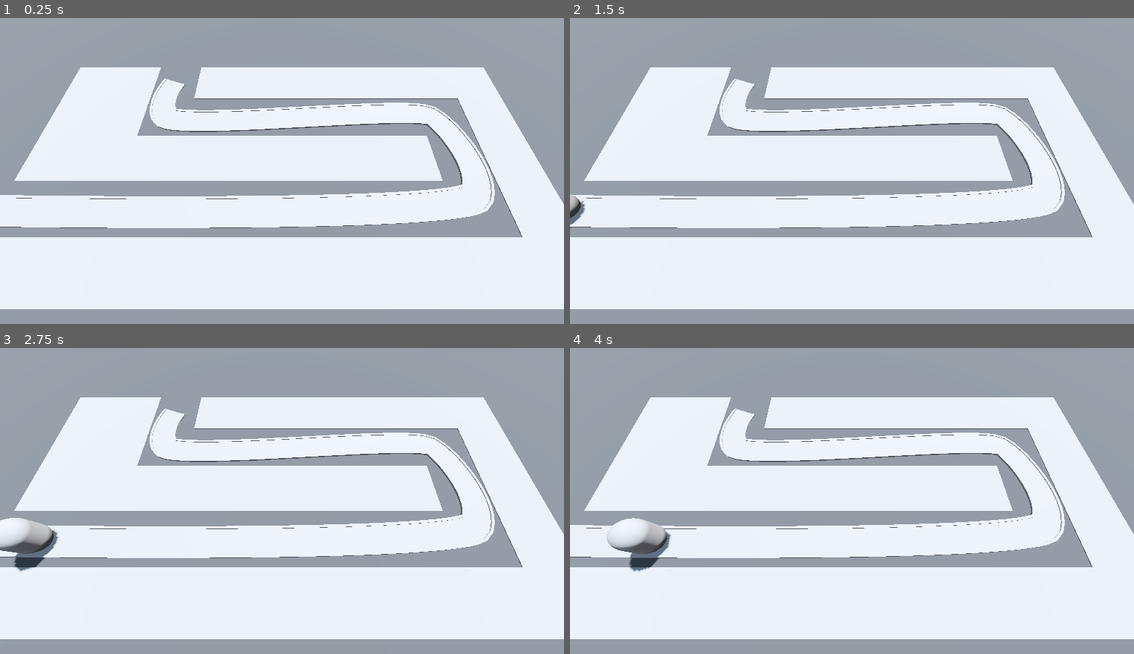
Above: before the commit, frames 1-4 (two rows, left to right).
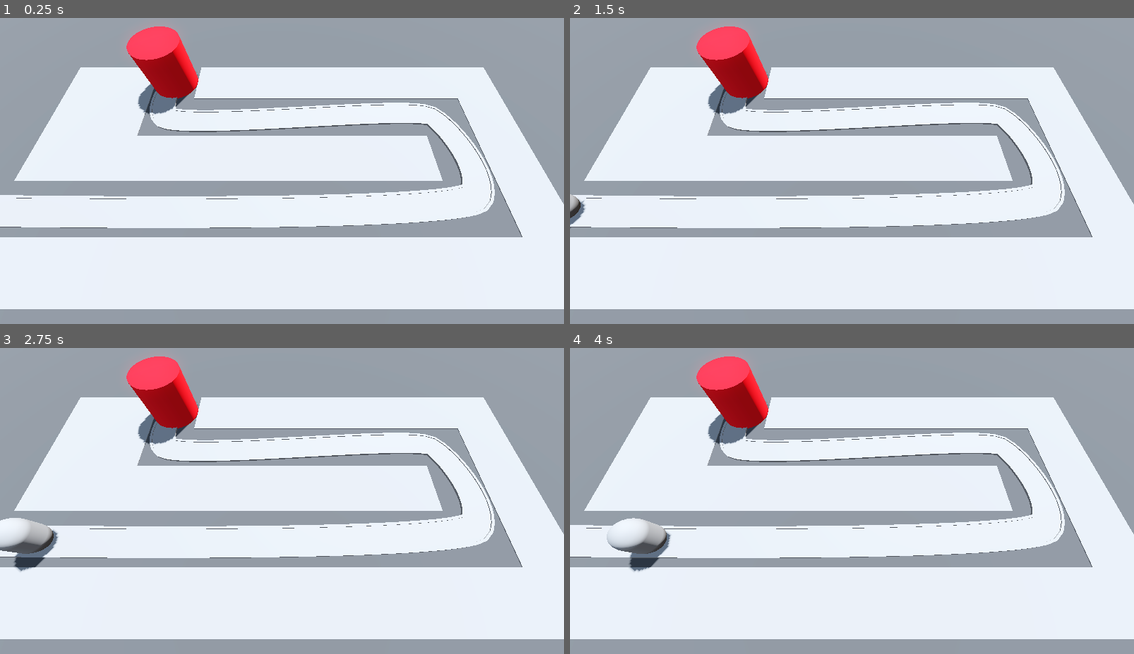
Above: after the commit, the same moments.

Repository: pyxn/godot-barbarian-blaster
Game: Godot game, scene res://Scenes/BaseLevel.tscn
Two runs of this game, one before a commit and one after it. Both use one fixed random seed, a clock stepped at 60 frames per second and the inputs below.
Inputs:
- Up to frame 1 (0.25 s): no input
- Up to frame 2 (1.5 s): tap Enter at 0.5 s; tap Space at 1.25 s
- Up to frame 3 (2.75 s): no input
- Up to frame 4 (4 s): no input

The runs differ from the first frame. In frame 1, 2.4% of the frame differs, in the area x 22-36%, y 2-32%; in frame 2, 2.4%; in frame 3, 2.4%; in frame 4, 2.4%.

Commit message:
38/Making a base

Diff:
--- /dev/null
+++ b/Scenes/Base/Base.gd
@@ -0,0 +1,4 @@
+extends Node3D
+
+func take_damage() -> void:
+	print("Base took some damage!")
--- /dev/null
+++ b/Scenes/Base/Base.tscn
@@ -0,0 +1,17 @@
+[gd_scene load_steps=3 format=3 uid="uid://betycinykerlf"]
+
+[ext_resource type="Script" path="res://Scenes/Base/Base.gd" id="1_kchc1"]
+
+[sub_resource type="StandardMaterial3D" id="StandardMaterial3D_0xhop"]
+albedo_color = Color(0.996078, 0.0705882, 0.12549, 1)
+
+[node name="Base" type="Node3D" groups=["Base"]]
+transform = Transform3D(1, 0, 0, 0, 1, 0, 0, 0, 1, -10, 0, -6)
+script = ExtResource("1_kchc1")
+
+[node name="CSGCylinder3D" type="CSGCylinder3D" parent="."]
+transform = Transform3D(1, 0, 0, 0, 1, 0, 0, 0, 1, 0, 2, 0)
+radius = 2.0
+height = 4.0
+sides = 32
+material = SubResource("StandardMaterial3D_0xhop")
--- a/Scenes/BaseLevel.tscn
+++ b/Scenes/BaseLevel.tscn
@@ -1,7 +1,8 @@
-[gd_scene load_steps=8 format=3 uid="uid://75h7a27ikuk1"]
+[gd_scene load_steps=9 format=3 uid="uid://75h7a27ikuk1"]
 
 [ext_resource type="MeshLibrary" uid="uid://b5bm3jbrqolvg" path="res://Libraries/SpaceLibrary.tres" id="1_po1k8"]
 [ext_resource type="PackedScene" uid="uid://5auo1c4pgrm5" path="res://Scenes/Enemy/Enemy.tscn" id="2_tpsjm"]
+[ext_resource type="PackedScene" uid="uid://betycinykerlf" path="res://Scenes/Base/Base.tscn" id="3_newdp"]
 
 [sub_resource type="ProceduralSkyMaterial" id="ProceduralSkyMaterial_xqh1w"]
 sky_horizon_color = Color(0.64625, 0.65575, 0.67075, 1)
@@ -94,4 +95,6 @@
 path_joined = false
 
 [node name="Enemy" parent="Path3D" instance=ExtResource("2_tpsjm")]
-transform = Transform3D(0.0274897, 0, -0.999598, 0, 1, 0, 0.999598, 0, 0.0274897, -23.162, 0, 6.19139)
+transform = Transform3D(0.0274896, 0, -0.999597, 0, 1, 0, 0.999597, 0, 0.0274896, -23.162, 0, 6.19139)
+
+[node name="Base" parent="." instance=ExtResource("3_newdp")]
--- a/Scenes/Enemy/Enemy.gd
+++ b/Scenes/Enemy/Enemy.gd
@@ -2,6 +2,10 @@
 
 @export var speed: float = 2.414
 
+@onready var base = get_tree().get_first_node_in_group("Base")
+
 # Called every frame. 'delta' is the elapsed time since the previous frame.
 func _process(delta: float) -> void:
 	progress += delta * speed
+	if progress_ratio == 1.0:
+		base.take_damage()
Not shown: 4 places in Libraries/SpaceLibrary.tres that only renumber resources
